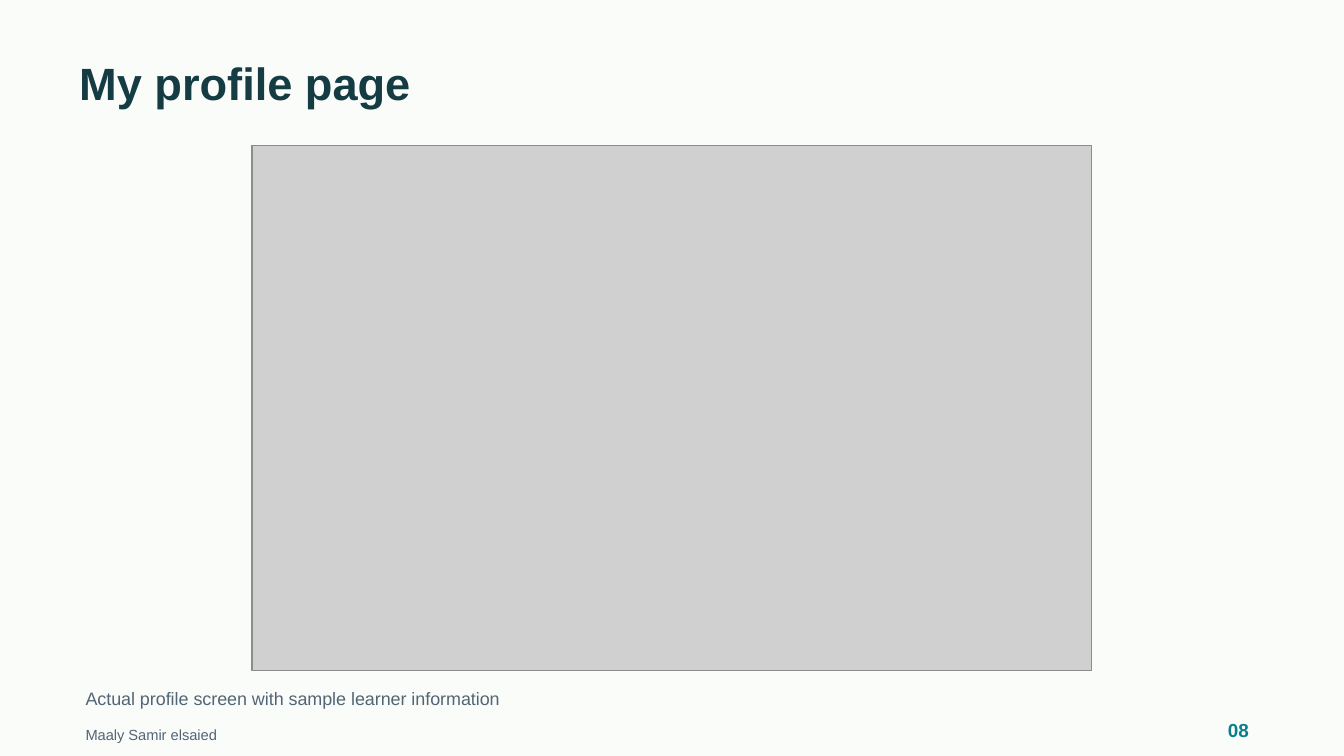
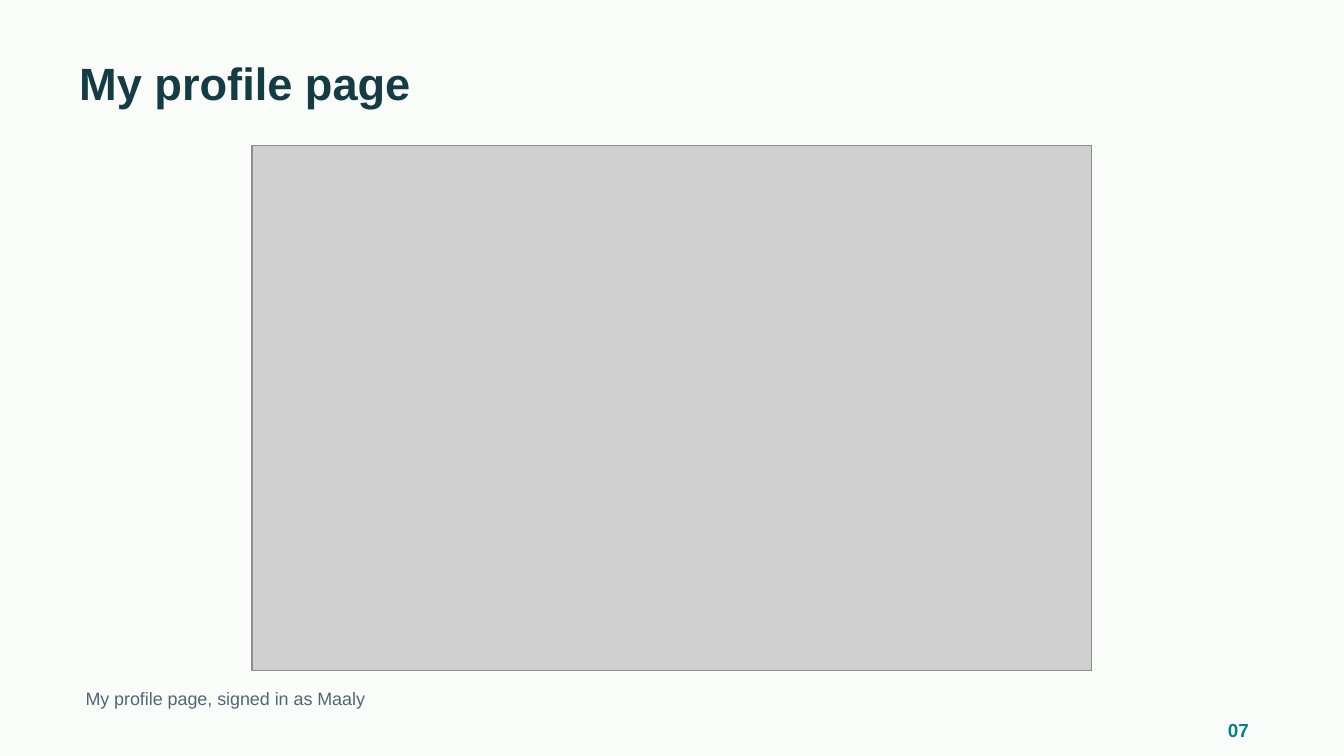
Before and after one commit to Saif-eldin-Ahmed-Helmy/Interactive-Learning-Platform, a slide deck: slide 7 of output/discussion/Maaly-DEPI-Discussion.pptx (slide 8 before the commit). Drawn at 1344x756 pixels with LibreOffice and Linux fonts; fonts in the diff are those of the drawing; grey boxes stand for pictures. Boxes give left, top, right and bottom in pixels: in the first picture for what was removed or moved away, otherwise in the second. Text is boxed around its words. In the diff, an @@ line names an element or a change of style, - is before the commit and + after.

```diff
--- a/output/discussion/Maaly-DEPI-Discussion.pptx
+++ b/output/discussion/Maaly-DEPI-Discussion.pptx
@@ text at (x1=86, y1=692, x2=365, y2=709): text changed @@
-Actual profile screen with sample learner information
+My profile page, signed in as Maaly
@@ text removed at (x1=86, y1=729, x2=217, y2=743) @@
-Maaly Samir elsaied
@@ text at (x1=1228, y1=724, x2=1249, y2=737): text changed @@
-08
+07
```
Also in this commit, not shown: 6 other slides changed, 2 slides added, 10 slides removed, 7 other files.
